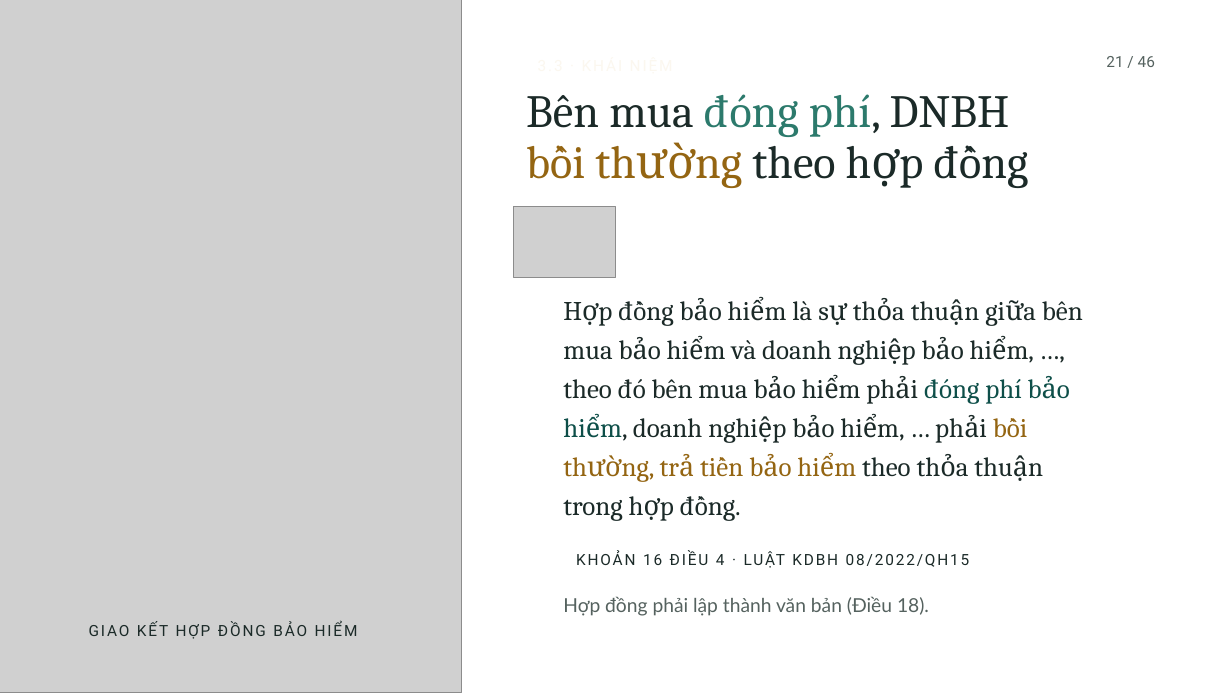
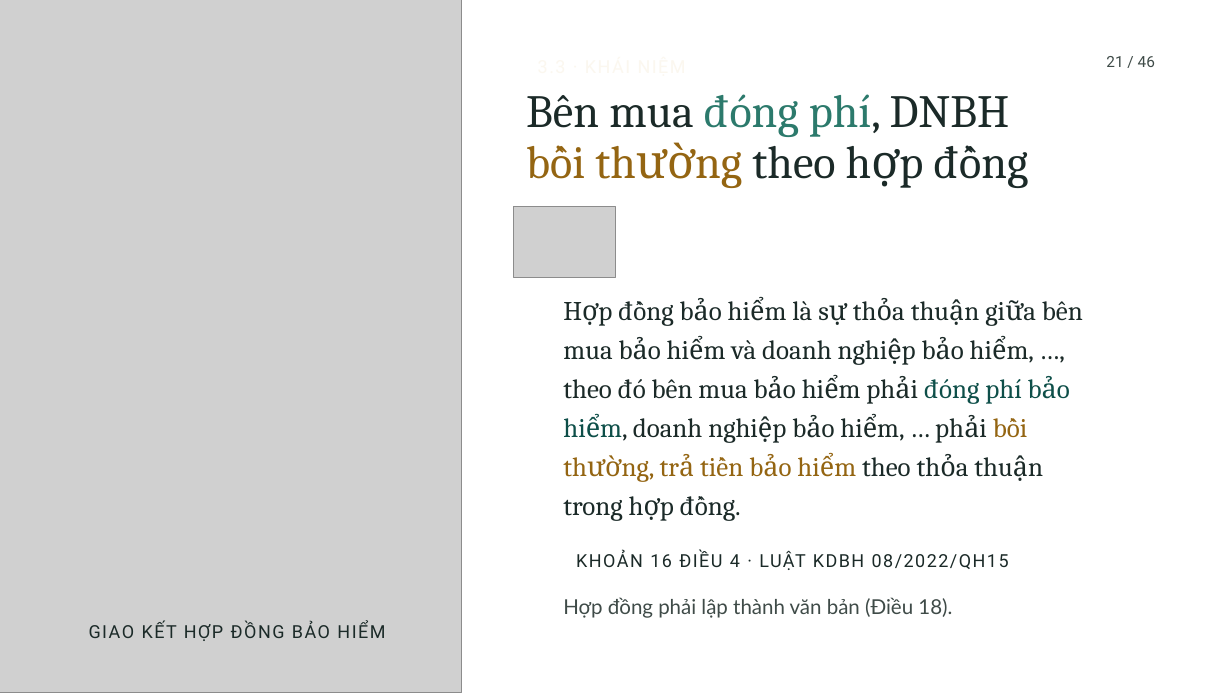
Before and after one commit to tranquanghaofake-dotcom/Law, a slide deck: slide 6 of docs/bai/ch3-bao-hiem-thuong-mai/mau-cong.pptx. Drawn at 1232x693 pixels with LibreOffice and Linux fonts; fonts in the diff are those of the drawing; grey boxes stand for pictures; background and template pictures are left out. Boxes give left, top, right and bottom in pixels: in the first picture for what was removed or moved away, otherwise in the second. Text is boxed around its words. In the diff, an @@ line names an element or a change of style, - is before the commit and + after.

```diff
--- a/docs/bai/ch3-bao-hiem-thuong-mai/mau-cong.pptx
+++ b/docs/bai/ch3-bao-hiem-thuong-mai/mau-cong.pptx
@@ text "21 / 46" at (x1=1106, y1=56, x2=1155, y2=67): text colour #55625F to #3F4B48 @@
@@ size 12 to 14 pt, letter spacing 1.4 to 1.1 pt; line spacing 12pt to 14pt in 3 elements at (x1=538, y1=59, x2=713, y2=79), (x1=89, y1=622, x2=385, y2=641), (x1=576, y1=551, x2=1009, y2=570) @@
@@ text "Hợp đồng phải lập thành ..." at (x1=563, y1=597, x2=952, y2=618): size 15 to 16 pt, text colour #55625F to #3F4B48; line spacing 21.8pt to 23.2pt @@
```
Also in this commit, not shown: 7 other slides changed, 46 other files.
